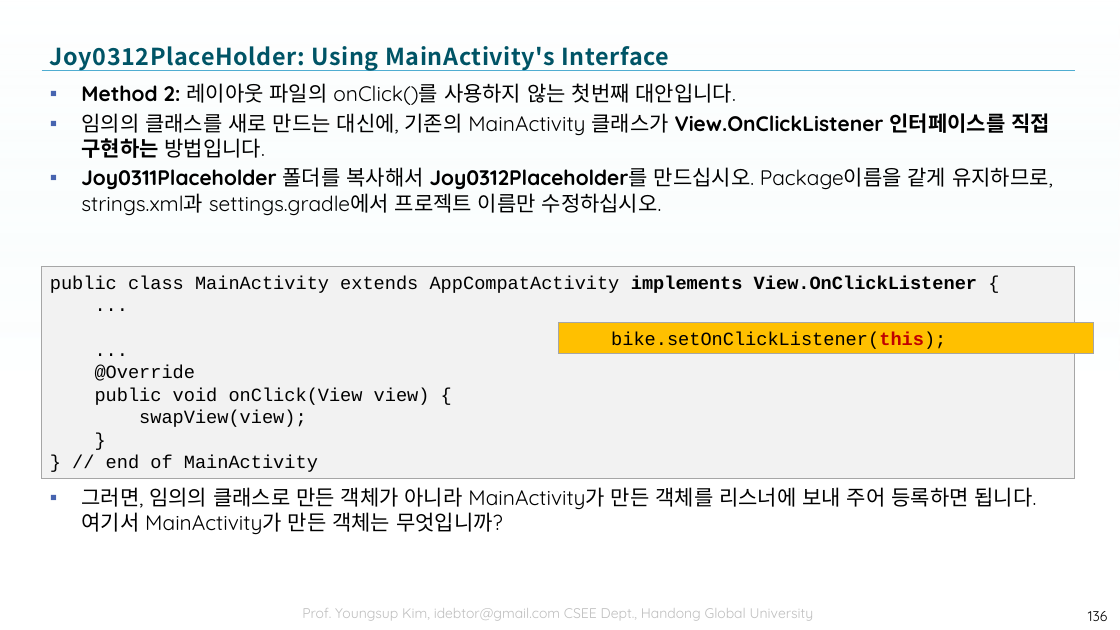
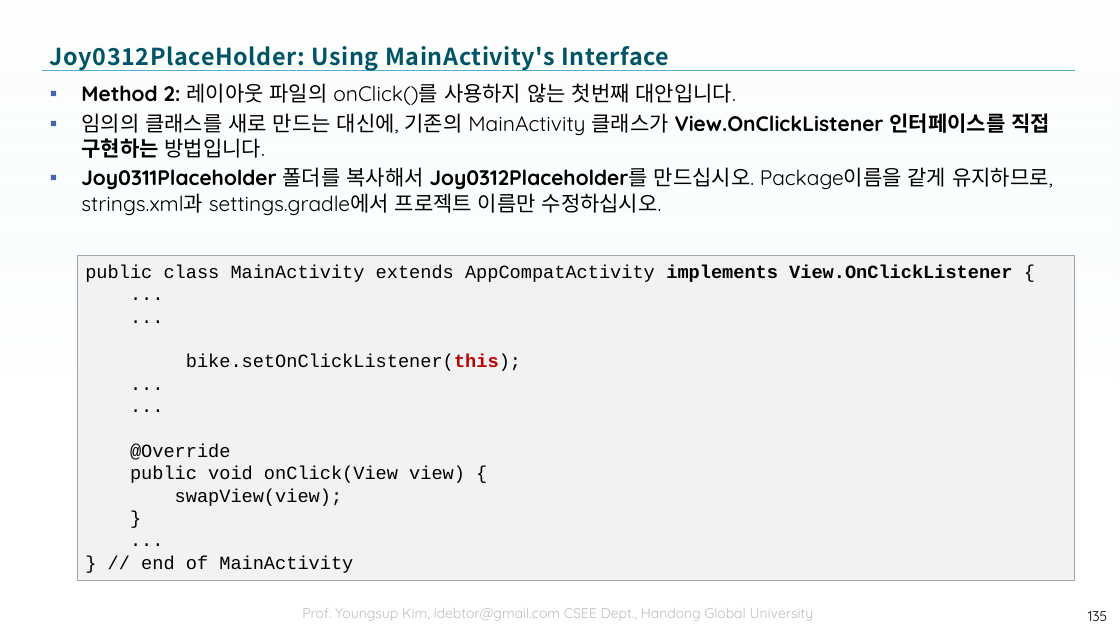
Before and after one commit to tae7841/HuStarAS, a slide deck: slide 135 of ppts/03Widget.pptx (slide 136 before the commit). Drawn at 1120x630 pixels with LibreOffice and Linux fonts; fonts in the diff are those of the drawing; background and template pictures are left out. Boxes give left, top, right and bottom in pixels: in the first picture for what was removed or moved away, otherwise in the second. Text is boxed around its words. In the diff, an @@ line names an element or a change of style, - is before the commit and + after.

```diff
--- a/ppts/03Widget.pptx
+++ b/ppts/03Widget.pptx
@@ text in rectangle at [77,255,1075,581]: paragraph added @@
+...
@@ rectangle "public class MainActivity extends AppCompatActivity ...": place and size @@
-rectangle "public class MainActivity extends AppCompatActivity ..." at [42,266,1075,478]
+rectangle "public class MainActivity extends AppCompatActivity ..." at [77,255,1075,581]
@@ rectangle removed at [559,323,1095,354] @@
-bike.setOnClickListener(this);
@@ text in rectangle at [186,354,521,371]: paragraphs added @@
+...
+...
+bike.setOnClickListener(this);
@@ text at [81,487,1037,535]: paragraph removed @@
-▪ 그러면, 임의의 클래스로 만든 객체가 아니라 MainActivity가 만든 객체를 리스너에 보내 주어 등록하면 됩니다.
-  여기서 MainActivity가 만든 객체는 무엇입니까?
@@ page number at [1088,611,1108,621]: text changed @@
-136
+135
```
Also in this commit, not shown: 10 other slides changed, 2 slides removed.
